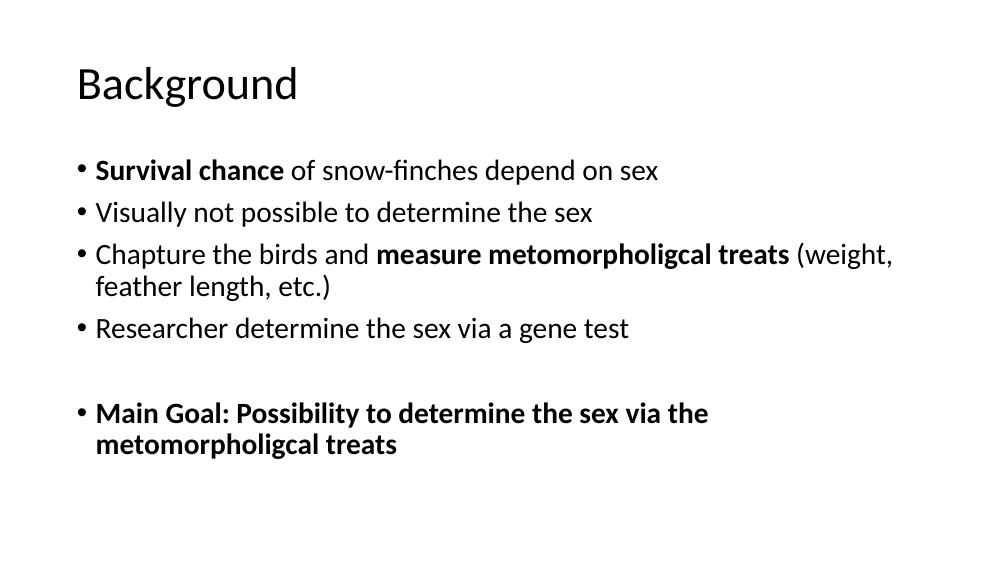
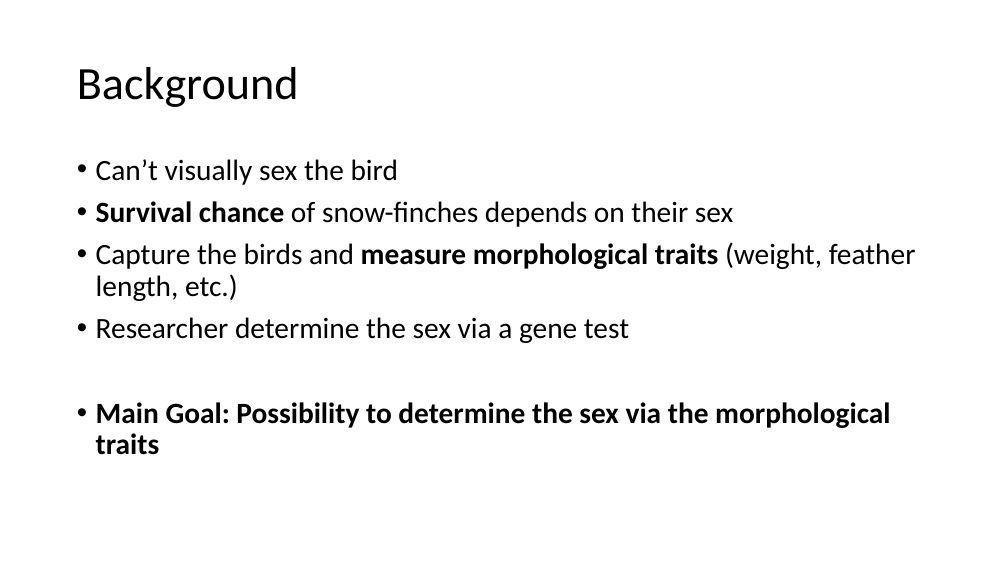
Before and after one commit to AlderCoder/Snow-finches, a slide deck: slide 3 of initial presentation.pptx. Drawn at 1008x567 pixels with LibreOffice and Linux fonts; fonts in the diff are those of the drawing. Boxes give left, top, right and bottom in pixels: in the first picture for what was removed or moved away, otherwise in the second. Text is boxed around its words. In the diff, an @@ line names an element or a change of style, - is before the commit and + after.

```diff
--- a/initial presentation.pptx
+++ b/initial presentation.pptx
@@ text at [96,159,916,301]: text changed @@
-• Survival chance of snow-finches depend on sex
-• Visually not possible to determine the sex
-• Chapture the birds and measure metomorpholigcal treats (weight, feather length, etc.)
+• Can’t visually sex the bird
+• Survival chance of snow-finches depends on their sex
+• Capture the birds and measure morphological traits (weight, feather length, etc.)
@@ text at [96,402,890,455]: text changed @@
-• Main Goal: Possibility to determine the sex via the metomorpholigcal treats
+• Main Goal: Possibility to determine the sex via the morphological traits
```
Also in this commit, not shown: 4 other slides changed, 5 slides added, 1 other file.
